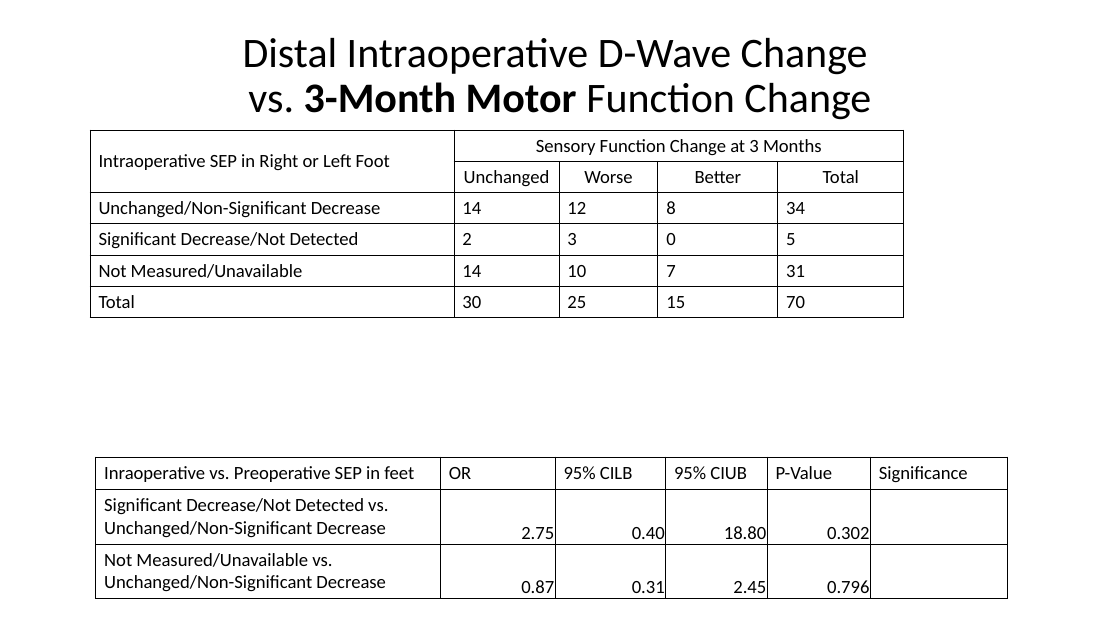
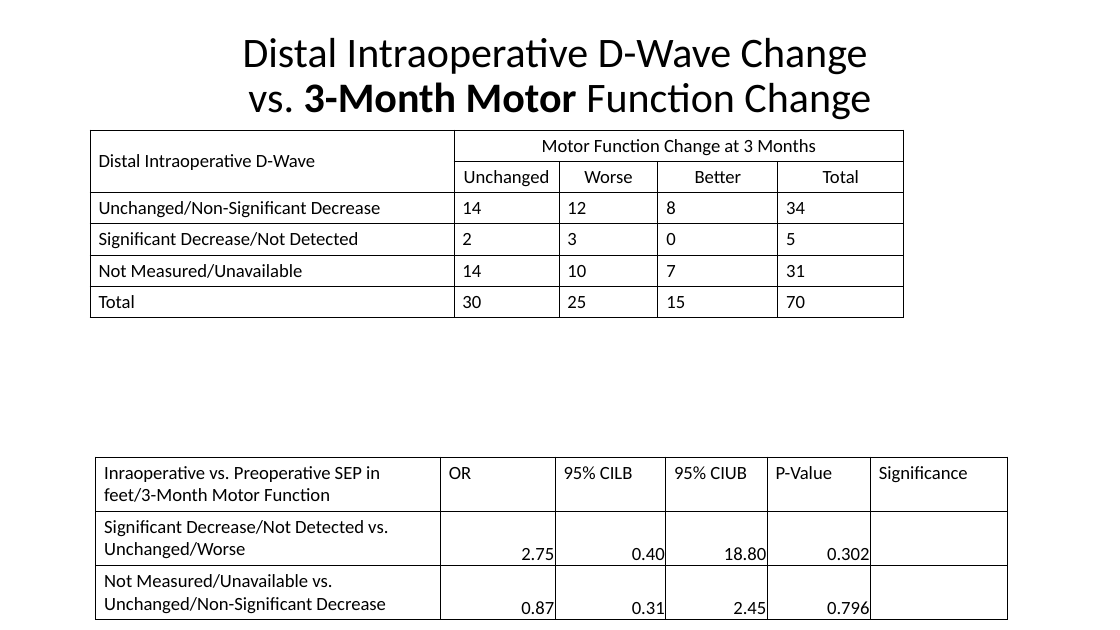
Before and after one commit to sargdavid/gayane_neurophys, a slide deck: slide 24 of output/d_wave_study_v2.pptx. Drawn at 1120x630 pixels with LibreOffice and Linux fonts; fonts in the diff are those of the drawing. Boxes give left, top, right and bottom in pixels: in the first picture for what was removed or moved away, otherwise in the second. Text is boxed around its words. In the diff, an @@ line names an element or a change of style, - is before the commit and + after.

```diff
--- a/output/d_wave_study_v2.pptx
+++ b/output/d_wave_study_v2.pptx
@@ table at <box>90,130,904,315</box> @@
-row 1, column 1: Intraoperative SEP in Right or Left Foot
+row 1, column 1: Distal Intraoperative D-Wave
-row 1, column 2: Sensory Function Change at 3 Months
+row 1, column 2: Motor Function Change at 3 Months
@@ table at <box>96,457,1007,624</box> @@
-row 1, column 1: Inraoperative vs. Preoperative SEP in feet
+row 1, column 1: Inraoperative vs. Preoperative SEP in feet/3-Month Motor Function
-row 2, column 1: Significant Decrease/Not Detected vs. Unchanged/Non-Significant Decrease
+row 2, column 1: Significant Decrease/Not Detected vs. Unchanged/Worse
```
Also in this commit, not shown: 4 other slides changed, 3 other files.
